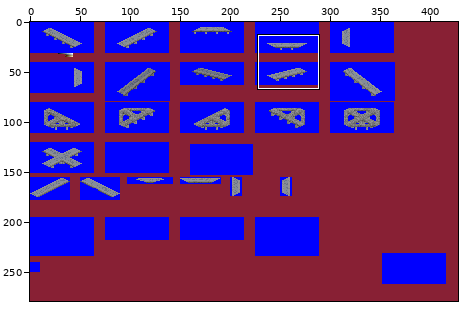
Sprite sheet -- grf/TCAS.png. The picture above shows the old version from afar; the outline marks the close-up.
Close-up. The starting point:
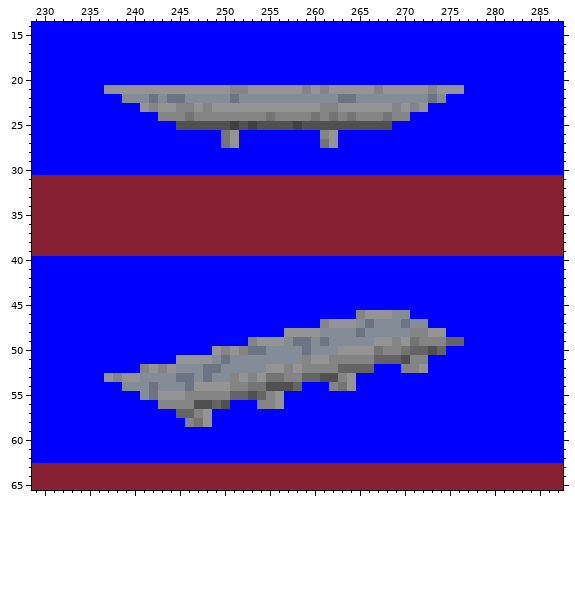
The file is 428x279 pixels. Shown: x 229..287, y 14..65. The commit also changed other parts of the picture, which this record leaves out.
And afterwards:
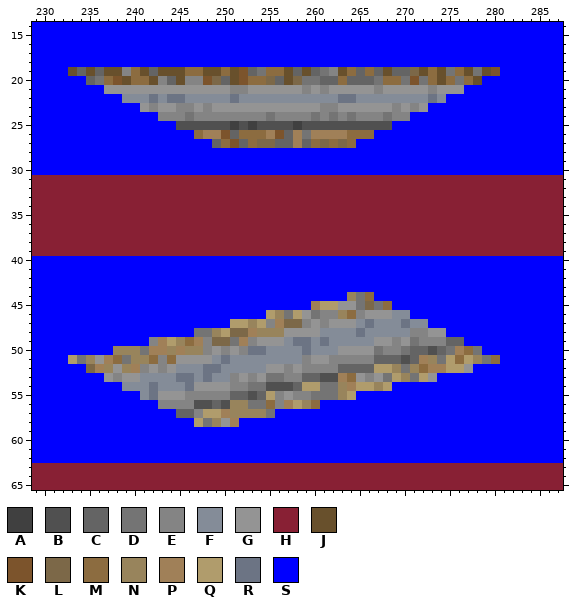
Palette (. is transparent): A #404040  B #505050  C #646464  D #747474  E #848484  F #848c98  G #949494  H #882034  J #68502c  K #7c542c  L #7c6848  M #8c6c40  N #98845c  P #a08058  Q #b09c6c  R #6c7484  S #0000ff
Change:
{"y":19,"x":233,"old":"SSSSSSSSSSSSSSSSSSSSSSSSSSSSSSSSSSSSSSSSSSSSSSSS","new":"JCJCJJEMJCJJJMMJJMJKCDMMJCJCDEJMCMCJCCLJMJDMJDJK"}
{"y":20,"x":235,"old":"SSSSSSSSSSSSSSSSSSSSSSSSSSSSSSSSSSSSSSSSSSSS","new":"CDMKJMMJECJEEKLCJKMMLCJLDDCCMCCCDMMDKDMJMDMJ"}
{"y":26,"x":247,"old":"SSSDGSSSSSSSSSEGSSSS","new":"MPPKCMMMPKCPDPPPPMMM"}
{"y":27,"x":249,"old":"SDGSSSSSSSSSDGSS","new":"CMKCMLLCCPCMLMLM"}
{"y":44,"x":264,"old":"SSS","new":"NDM"}
{"y":45,"x":260,"old":"SSSSSSSSS","new":"PQQGGDLDM"}
{"y":46,"x":255,"old":"SSSSSSSSSS","new":"QNDQGDEENM"}
{"y":47,"x":251,"old":"SSSSSSSSSS","new":"QQNQEPLLEG"}
{"y":48,"x":247,"old":"SSSSSSSSSS","new":"DDNQLLPNNN"}
{"y":49,"x":242,"old":"SSSSSSSSSSS","new":"EPQNMPELLDP"}
{"y":50,"x":238,"old":"SSSSSSSSSSS","new":"NNNDPPNPNNE"}
{"y":50,"x":275,"old":"SSSS","new":"DPMD"}
{"y":51,"x":233,"old":"SSSSSSSSSSSS","new":"QDNGPMDNNMEM"}
{"y":51,"x":271,"old":"EESSSSSSSS","new":"CPNDQMQNDM"}
{"y":52,"x":235,"old":"SSSSSS","new":"LPNGNP"}
{"y":52,"x":267,"old":"SSSEEGSSSSS","new":"QQNDNMPPQQG"}
{"y":53,"x":263,"old":"EGSSSSSSSSS","new":"PMGEGDQNDQG"}
{"y":54,"x":259,"old":"SSSEDGSSSS","new":"QQDDNPQQNQ"}
{"y":55,"x":255,"old":"EGSSSSSSSS","new":"QEGEEDDDNQ"}
{"y":56,"x":251,"old":"SSSEEGSSSS","new":"NNDDMEPQNM"}
{"y":57,"x":248,"old":"GSSSSSSS","new":"QQPNNNND"}
{"y":58,"x":246,"old":"EDGSSS","new":"SQDNGP"}
